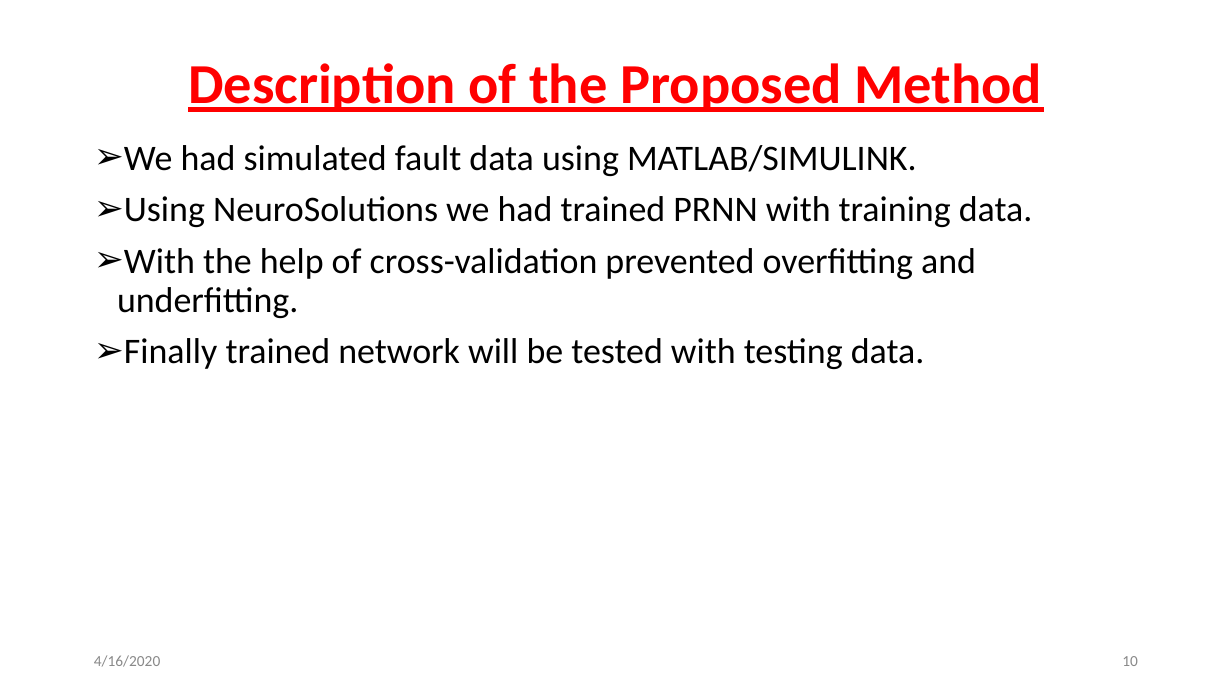
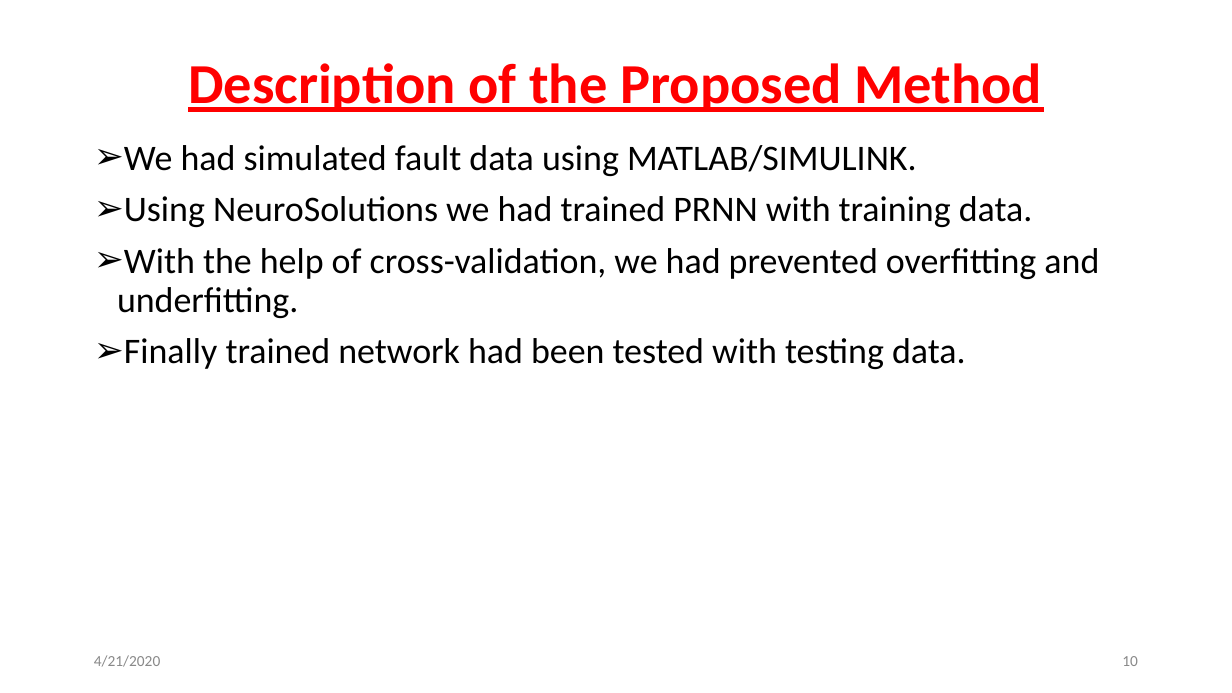
Before and after one commit to svec-final-year-project-eee/Project, a slide deck: slide 10 of Reviews/Final Review/Final Oral Presentation.pptx. Drawn at 1232x693 pixels with LibreOffice and Linux fonts; fonts in the diff are those of the drawing. Boxes give left, top, right and bottom in pixels: in the first picture for what was removed or moved away, otherwise in the second. Text is boxed around its words. In the diff, an @@ line names an element or a change of style, - is before the commit and + after.

```diff
--- a/Reviews/Final Review/Final Oral Presentation.pptx
+++ b/Reviews/Final Review/Final Oral Presentation.pptx
@@ text at <box>117,248,1099,369</box>: text changed @@
-➢ With the help of cross-validation prevented overfitting and underfitting.
-➢ Finally trained network will be tested with testing data.
+➢ With the help of cross-validation, we had prevented overfitting and underfitting.
+➢ Finally trained network had been tested with testing data.
@@ text at <box>94,655,160,667</box>: text changed @@
-4/16/2020
+4/21/2020
```
Also in this commit, not shown: 25 other slides changed, 1 slide removed, 1 other file.
